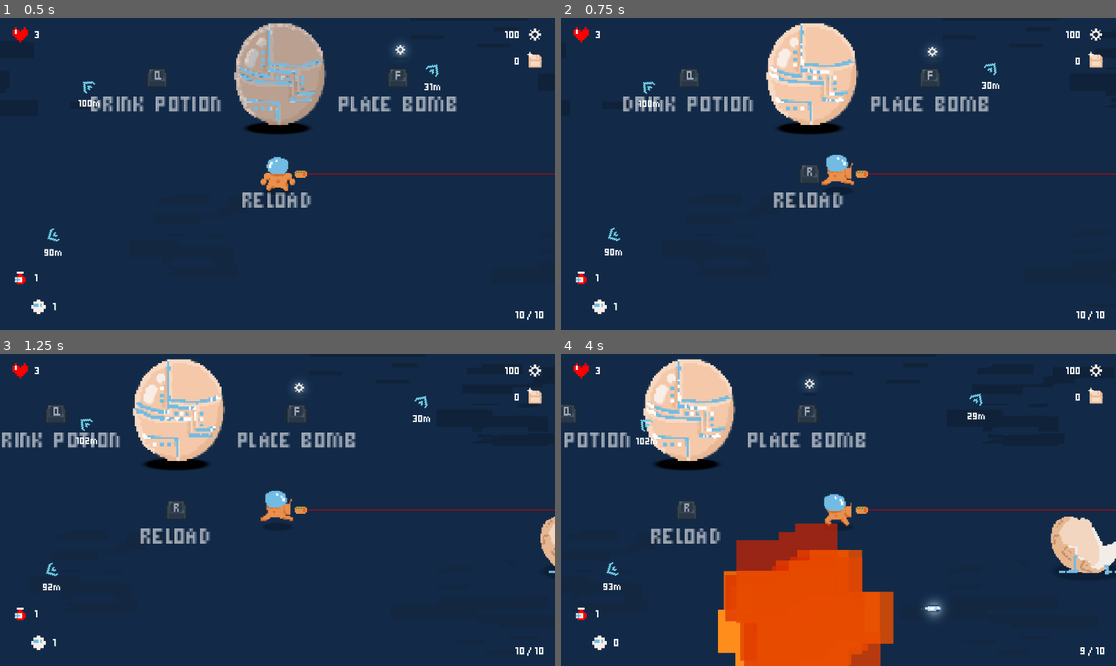
Above: before the commit, frames 1-4 (two rows, left to right).
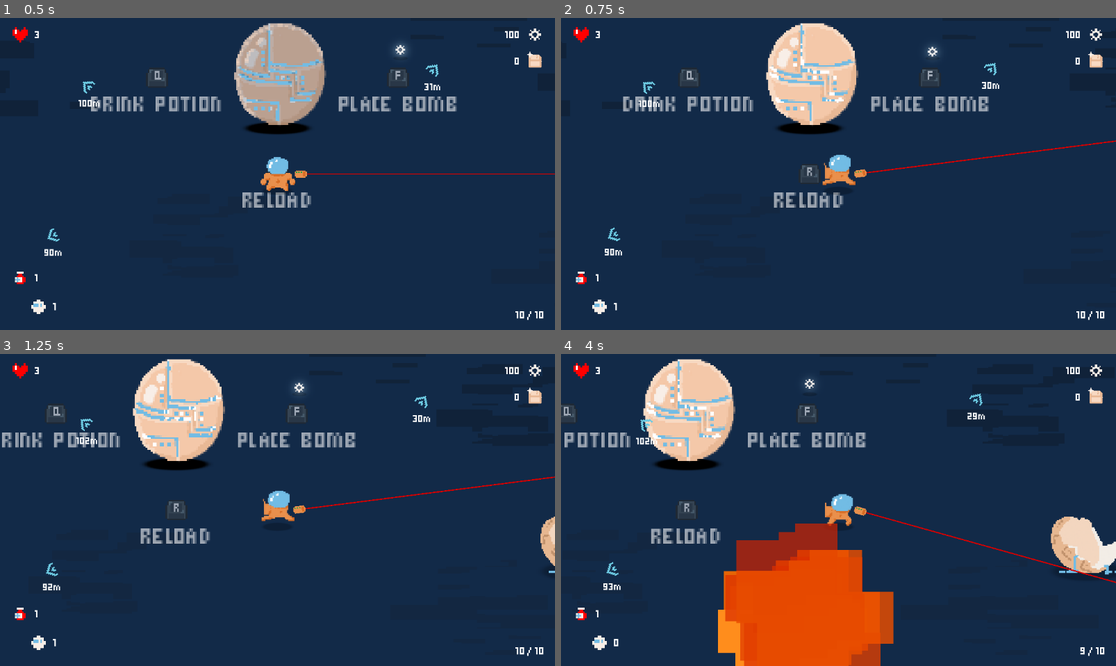
Above: after the commit, the same moments.

Repository: DeepRestGames/android-world
Game: Godot game, scene res://Scenes/LittleMainGameScene.tscn
Same seed, same stepped clock (60 frames per second), same inputs: the game is played once before the commit and once after it. The engine's default icon, where the game draws it, is replaced by a stand-in: a white triangle on a blue panel in a dark square.
Inputs (mouse positions are in pixels of both pictures, inside the frame that each line leads up to):
- Up to frame 1 (0.5 s): no input
- Up to frame 2 (0.75 s): tap Enter at 0.5 s; move the mouse to (960, 158) at 0.52 s; hold D (move_right) from 0.53 s (still down); hold Q (drink_potion) from 0.53 s (still down)
- Up to frame 3 (1.25 s): keep holding D (move_right); keep holding Q (drink_potion)
- Up to frame 4 (4 s): move the mouse to (727, 525) at 1.27 s; release D (move_right) at 1.28 s; release Q (drink_potion) at 1.28 s; hold S (move_down) 1.28-2.03 s; tap E (interact) at 1.35 s; move the mouse to (894, 441) at 2.02 s; hold D (move_right) 2.03-2.78 s; hold F (place_bomb) 2.03-2.78 s; move the mouse to (810, 572) at 2.77 s; hold W (move_up) 2.78-3.53 s; click (810, 572) at 2.85 s; move the mouse to (1005, 556) at 3.52 s; hold A (move_left) from 3.53 s (still down); hold Q (drink_potion) from 3.53 s (still down)

Frame 1 is identical in both runs. In frame 2, 0.6% of the frame differs, in the area x 46-100%, y 39-54%; in frame 3, 0.6%; in frame 4, 0.9%, in the area x 47-100%, y 44-86%.

Commit message:
Switch between mouse and gamepad inputs seamlessly

Diff:
--- a/android-world_godot-project/Scripts/GameManagement/InputManager.gd
+++ b/android-world_godot-project/Scripts/GameManagement/InputManager.gd
@@ -2,12 +2,23 @@
 
 
 var prevent_inputs = false
-var mouse_inputs = false
+var using_mouse = false
 
 var looking_direction: Vector2
 
+# Used to calculate looking direction when using mouse
+var mouse_position_offset: Vector2
+
+
 func _ready() -> void:
 	EventBus.connect("set_prevent_inputs", set_prevent_inputs)
+
+	update_viewport_size()
+
+
+func update_viewport_size() -> void:
+	var viewport_size = get_viewport().get_visible_rect().size
+	mouse_position_offset = viewport_size / 2
 
 
 func set_prevent_inputs(value: bool) -> void:
@@ -15,6 +26,12 @@
 
 
 func _unhandled_input(event: InputEvent) -> void:
+	# Check if player is using mouse or pad
+	if event is InputEventMouse:
+		using_mouse = true
+	else:
+		using_mouse = false
+
 	if prevent_inputs:
 		return
 
@@ -30,7 +47,13 @@
 	if event.is_action_pressed("reload"):
 		EventBus.emit_signal("reload_button_pressed")
 
-	if event.is_action_pressed("look_left") or event.is_action_pressed("look_right") or event.is_action_pressed("look_up") or event.is_action_pressed("look_down"):
+
+	# Handle looking direction
+	if using_mouse:
+		var mouse_position = get_viewport().get_mouse_position()
+		looking_direction = (mouse_position - mouse_position_offset).normalized()
+		EventBus.emit_signal("looking_direction_changed", looking_direction)
+	elif event.is_action_pressed("look_left") or event.is_action_pressed("look_right") or event.is_action_pressed("look_up") or event.is_action_pressed("look_down"):
 		var temp_looking_direction = Input.get_vector("look_left", "look_right", "look_up", "look_down")
 		# Discard all "ghost" inputs
 		if not temp_looking_direction.is_normalized():
